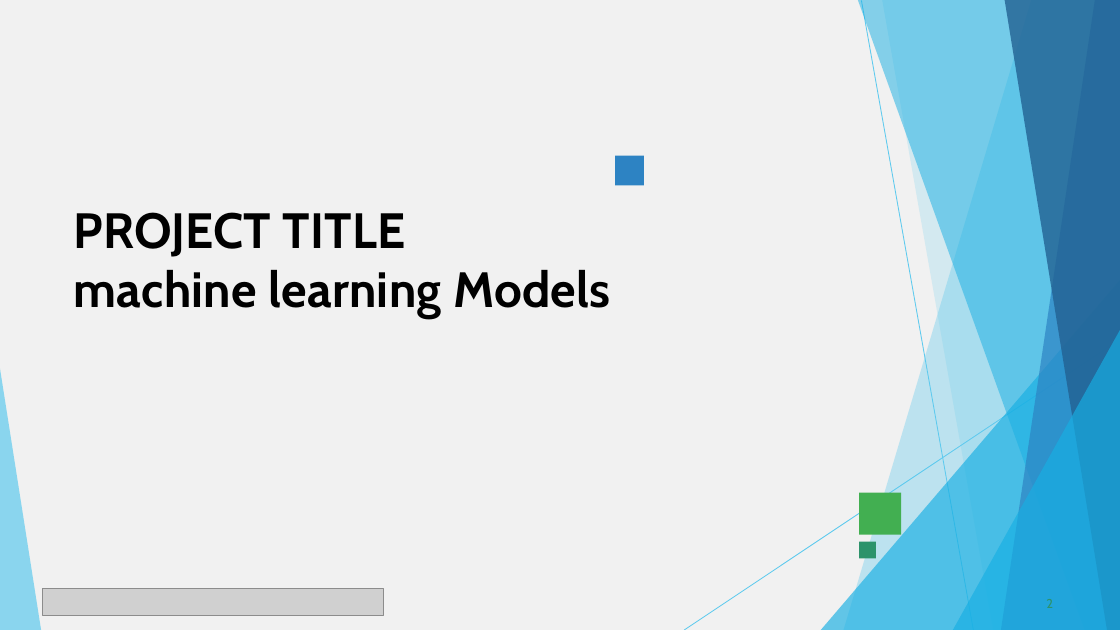
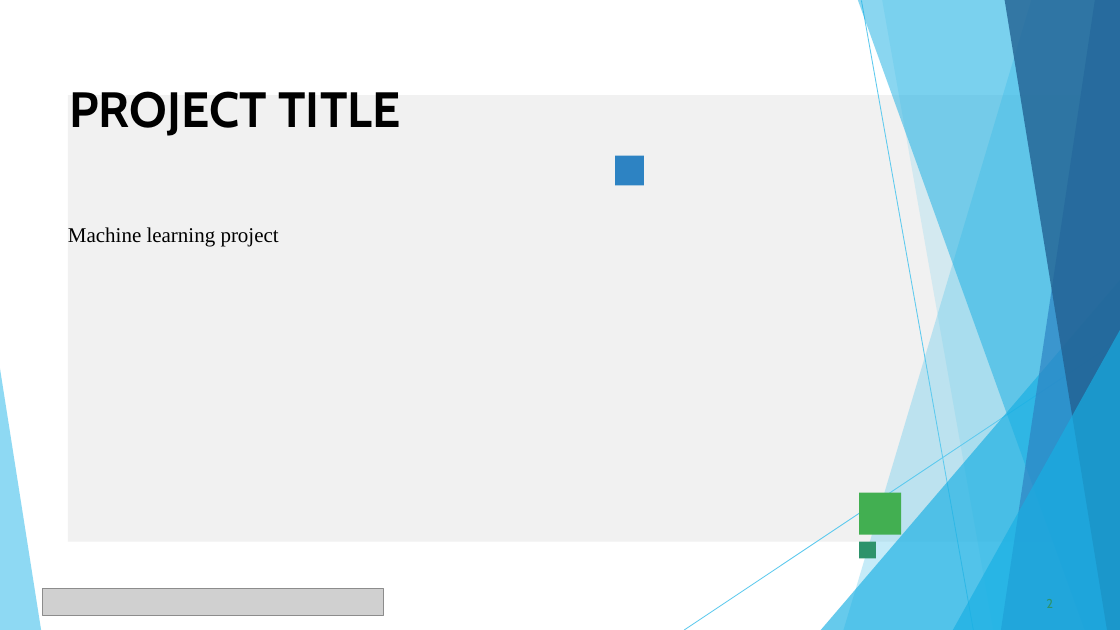
Before and after one commit to sudhaelangovan1712-alt/My-first, a slide deck: slide 2 of PPT FWD TNSDC 2025.pptx. Drawn at 1120x630 pixels with LibreOffice and Linux fonts; fonts in the diff are those of the drawing; grey boxes stand for pictures. Boxes give left, top, right and bottom in pixels: in the first picture for what was removed or moved away, otherwise in the second. Text is boxed around its words. In the diff, an @@ line names an element or a change of style, - is before the commit and + after.

```diff
--- a/PPT FWD TNSDC 2025.pptx
+++ b/PPT FWD TNSDC 2025.pptx
@@ freeform shape "Machine learning project" resized from (x1=0, y1=0, x2=1120, y2=630) to (x1=68, y1=95, x2=1120, y2=542) @@
@@ title at (x1=69, y1=91, x2=401, y2=136): text changed @@
-PROJECT TITLE
-machine learning Models
+PROJECT TITLE
@@ text in freeform shape at (x1=68, y1=227, x2=279, y2=246): text added @@
+Machine learning project
```
Also in this commit, not shown: 7 other slides changed.
